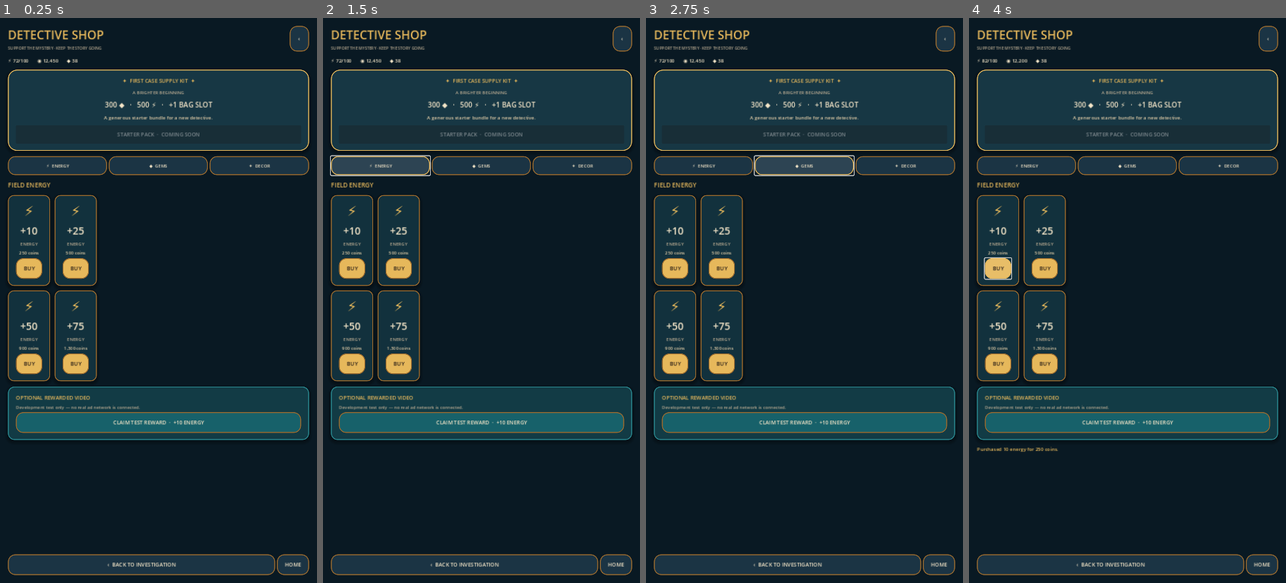
Above: before the commit, frames 1-4 (left to right).
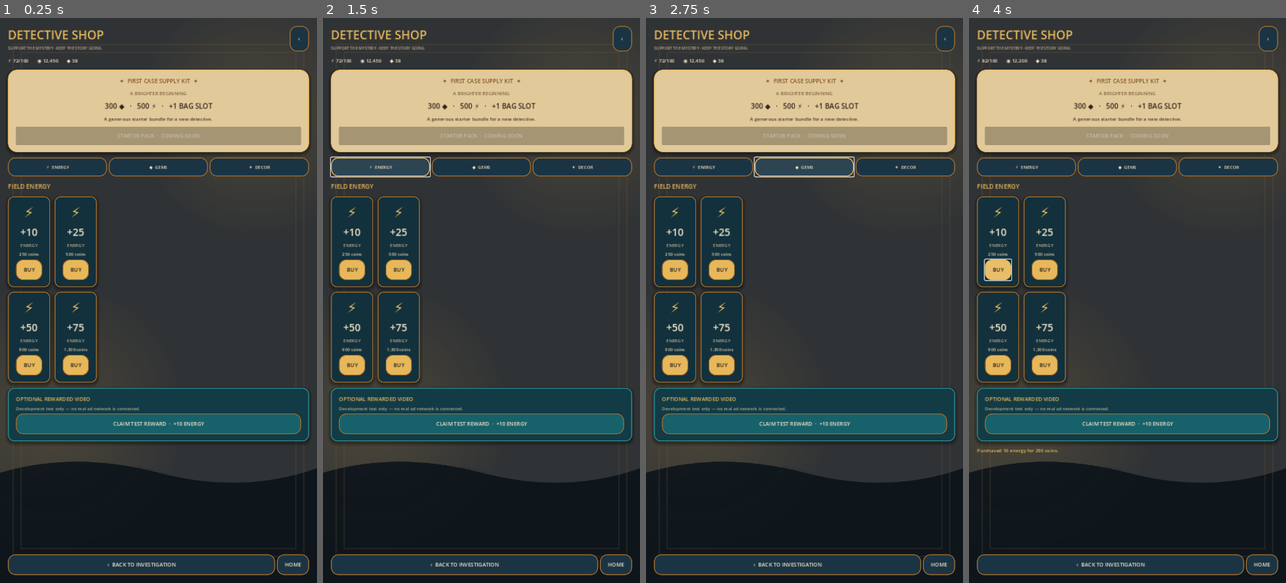
Above: after the commit, the same moments.

Repository: loydmawira-cyber/Mystery-Merge.
Game: Godot game, scene res://scenes/Shop.tscn
Same seed, same stepped clock (60 frames per second), same inputs: the game is played once before the commit and once after it. This scene is started directly instead of the project's main scene.
Inputs:
- Up to frame 1 (0.25 s): no input
- Up to frame 2 (1.5 s): click "‹" at 0.5 s; click "⚡ ENERGY" at 1.25 s
- Up to frame 3 (2.75 s): click "◆ GEMS" at 2 s
- Up to frame 4 (4 s): click "✦ DECOR" at 2.75 s; click "BUY" at 3.5 s

The runs differ from the first frame. In frame 1, 63% of the frame differs, in the area x 0-100%, y 0-96%; in frame 2, 63%; in frame 3, 63%; in frame 4, 63%.

Commit message:
Redesign detective shop with illustrated backdrop and parchment starter bundle

Diff:
--- a/scripts/shop_screen.gd
+++ b/scripts/shop_screen.gd
@@ -5,10 +5,16 @@
 var wallet: Label
 
 func _ready() -> void:
-	var bg := ColorRect.new()
-	bg.color = Color("091923")
+	var bg := TextureRect.new()
+	bg.texture = load("res://assets/detective_shop_bg.svg")
+	bg.expand_mode = TextureRect.EXPAND_IGNORE_SIZE
+	bg.stretch_mode = TextureRect.STRETCH_KEEP_ASPECT_COVERED
 	bg.set_anchors_and_offsets_preset(Control.PRESET_FULL_RECT)
 	add_child(bg)
+	var shade := ColorRect.new()
+	shade.color = Color(0.01, 0.035, 0.055, 0.38)
+	shade.set_anchors_and_offsets_preset(Control.PRESET_FULL_RECT)
+	add_child(shade)
 	var margin := MarginContainer.new()
 	margin.set_anchors_and_offsets_preset(Control.PRESET_FULL_RECT)
 	margin.add_theme_constant_override("margin_left", 18)
@@ -33,16 +39,16 @@
 	wallet = _label("", 11, UI.CREAM)
 	root.add_child(wallet)
 	var hero := PanelContainer.new()
-	hero.add_theme_stylebox_override("panel", UI.panel(Color("173744"), UI.GOLD, 20))
+	hero.add_theme_stylebox_override("panel", UI.panel(Color("e2c99a"), UI.GOLD, 20))
 	root.add_child(hero)
 	var hero_col := VBoxContainer.new()
 	hero_col.alignment = BoxContainer.ALIGNMENT_CENTER
 	hero_col.add_theme_constant_override("separation", 9)
 	hero.add_child(hero_col)
-	hero_col.add_child(_center_label("✦  FIRST CASE SUPPLY KIT  ✦", 12, UI.GOLD))
-	hero_col.add_child(_center_label("A BRIGHTER BEGINNING", 10, UI.MUTED))
-	hero_col.add_child(_center_label("300 ◆   ·   500 ⚡   ·   +1 BAG SLOT", 16, UI.CREAM))
-	hero_col.add_child(_center_label("A generous starter bundle for a new detective.", 11, UI.PAPER))
+	hero_col.add_child(_center_label("✦  FIRST CASE SUPPLY KIT  ✦", 13, Color("7e5525")))
+	hero_col.add_child(_center_label("A BRIGHTER BEGINNING", 11, Color("80643c")))
+	hero_col.add_child(_center_label("300 ◆   ·   500 ⚡   ·   +1 BAG SLOT", 16, Color("302319")))
+	hero_col.add_child(_center_label("A generous starter bundle for a new detective.", 11, Color("4c3926")))
 	var starter := _button("STARTER PACK  ·  COMING SOON", UI.GOLD, UI.INK)
 	starter.disabled = true
 	hero_col.add_child(starter)
